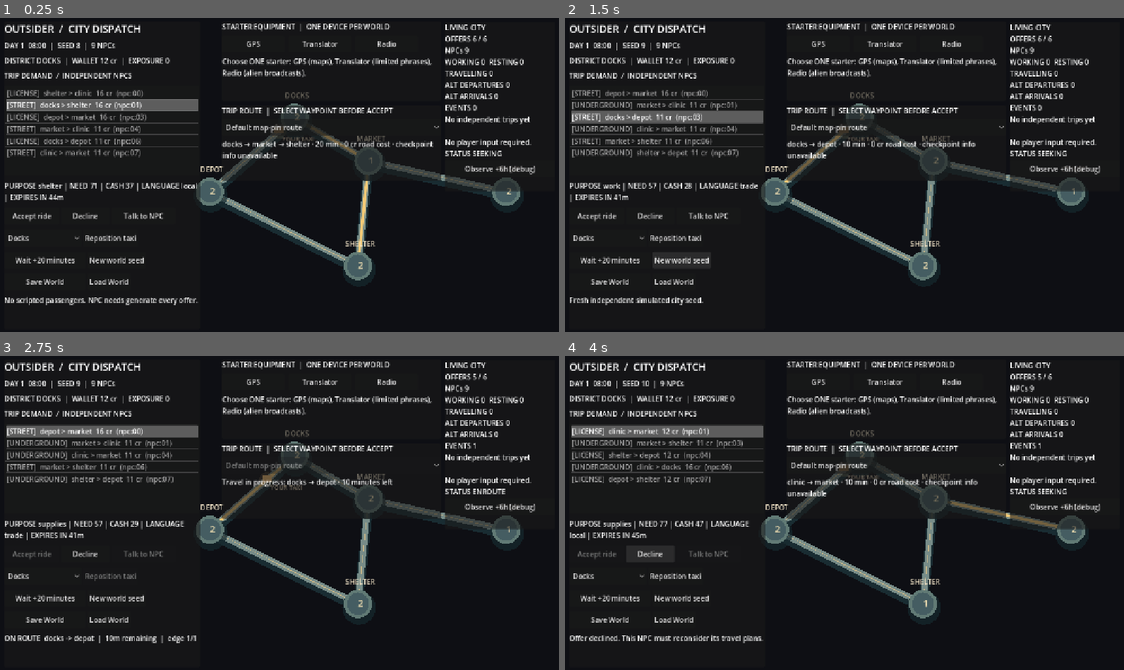
Above: before the commit, frames 1-4 (two rows, left to right).
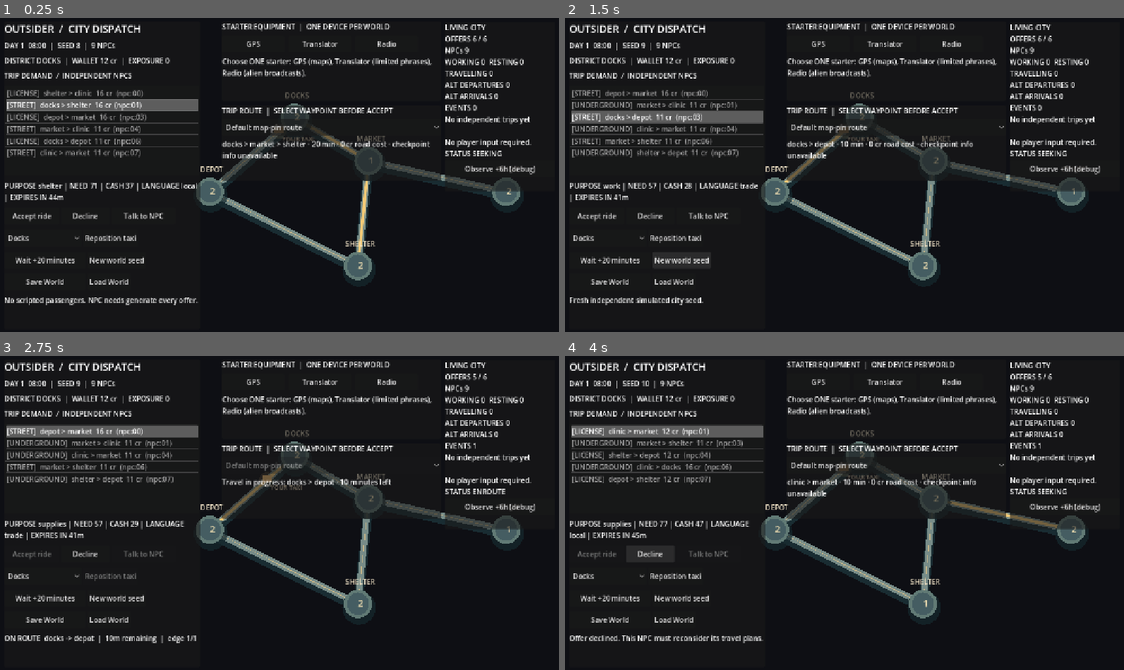
Above: after the commit, the same moments.

Repository: MohamedXIV/outsider-driver-2d
Game: Godot game, scene res://scenes/sandbox.tscn
The game is run twice, just before and just after one commit, with the same random seed, the same clock (stepped at 60 frames per second) and the same inputs.
Inputs:
- Up to frame 1 (0.25 s): no input
- Up to frame 2 (1.5 s): click "Accept ride" at 0.5 s; click "New world seed" at 1.25 s
- Up to frame 3 (2.75 s): click "Accept ride" at 2 s
- Up to frame 4 (4 s): click "New world seed" at 2.75 s; click "Decline" at 3.5 s

The runs differ from the first frame. In frame 1, 0.4% of the frame differs, in the area x 43-78%, y 39-42%; in frame 2, 0.4%; in frame 3, 0.2%; in frame 4, 0.4%.

Commit message:
Routes P0: use font-safe ASCII separators in Web route preview

Diff:
--- a/scripts/sandbox/sandbox_main.gd
+++ b/scripts/sandbox/sandbox_main.gd
@@ -393,7 +393,7 @@
 	if not _world.active_offer_id.is_empty():
 		_city.preview_nodes = _world.route_nodes.duplicate()
 		_route_preview.text = "Travel in progress: %s · %d minutes left" % [
-			" → ".join(_world.route_nodes), _world.remaining_minutes
+			" > ".join(_world.route_nodes), _world.remaining_minutes
 		]
 		return
 	if offer.is_empty():
@@ -425,6 +425,6 @@
 	if _world.knows("map:district-graph"):
 		exposure = " · known checkpoint exposure %d" % SandboxRoads.path_exposure(route)
 	_route_preview.text = "%s · %d min · %d cr road cost%s" % [
-		" → ".join(route), SandboxRoads.path_minutes(route),
+		" > ".join(route), SandboxRoads.path_minutes(route),
 		SandboxRoads.path_expense(route), exposure
 	]
